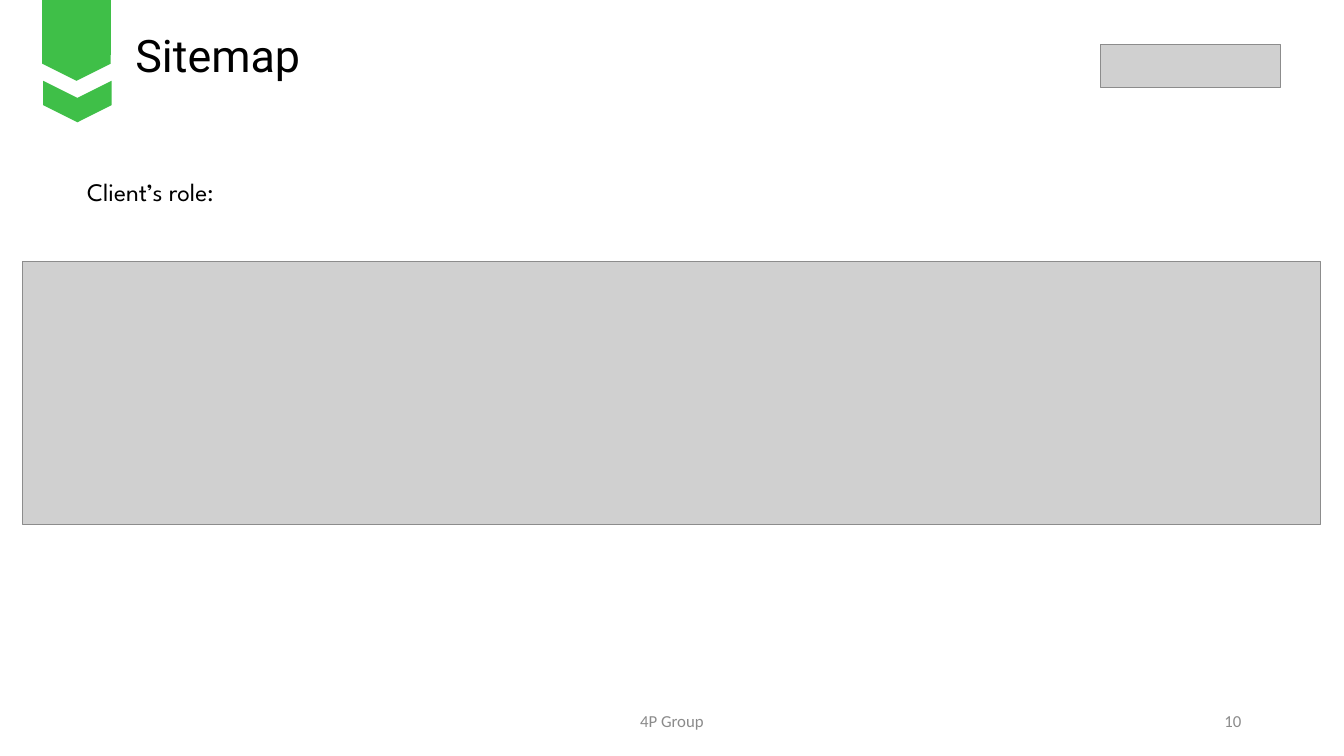
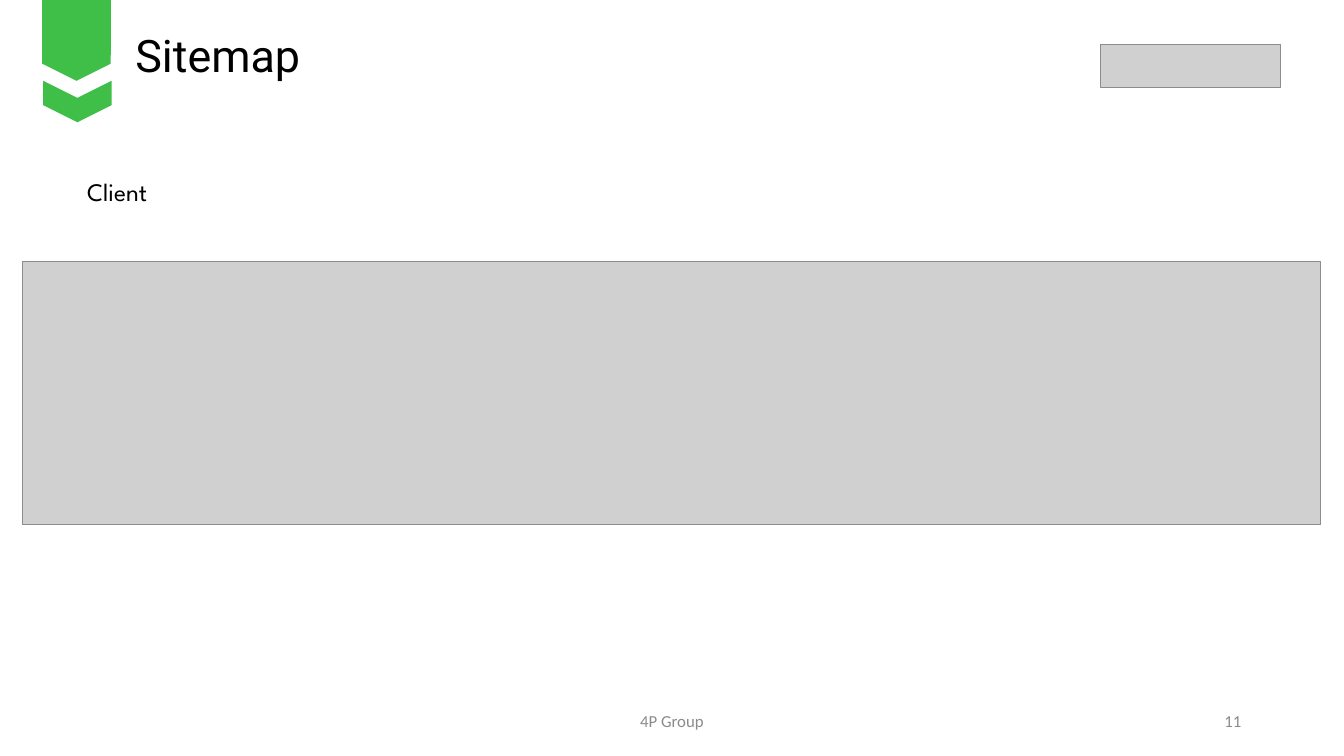
Before and after one commit to nhanntce/Fall_Group01, a slide deck: slide 11 of 4P Food.pptx (slide 10 before the commit). Drawn at 1344x756 pixels with LibreOffice and Linux fonts; fonts in the diff are those of the drawing; grey boxes stand for pictures. Boxes give left, top, right and bottom in pixels: in the first picture for what was removed or moved away, otherwise in the second. Text is boxed around its words. In the diff, an @@ line names an element or a change of style, - is before the commit and + after.

```diff
--- a/4P Food.pptx
+++ b/4P Food.pptx
@@ text at box(87, 183, 147, 202): text changed @@
-Client’s role:
+Client
@@ page number at box(1224, 716, 1241, 727): text changed @@
-10
+11
```
Also in this commit, not shown: 9 other slides changed, 1 slide added, 2 slides removed.
